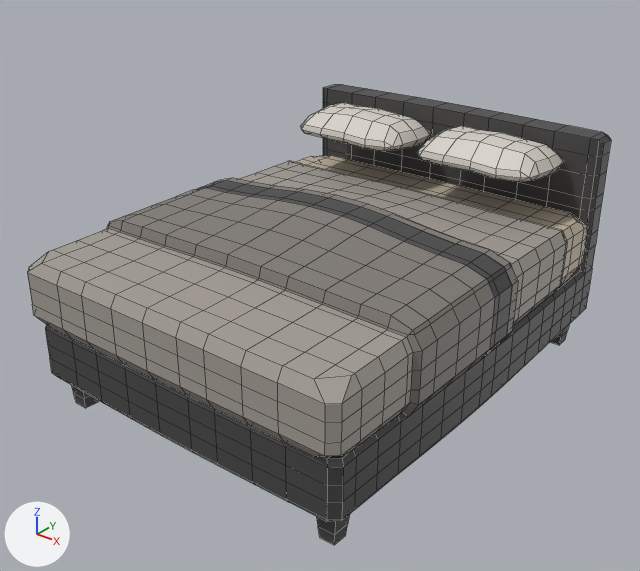
Two versions of the FBX model RhythmGamePrototype3/Assets/Animation/Bed/BedFirstNew.fbx, one commit apart.
Rendered twice from a camera (50 mm lens) standing at (2.76, -3.57, 2.89) and looking at (0.02, -0.15, 0.77). Lighting does not change. The marker at lower left points along +X, +Y and +Z. Both versions are drawn at frame 19 of the action 'Take 001'; the numbers are the values there. Mesh edges are drawn as thin lines.

The first picture shows 'SM_Prop_Bed_Double_01', 'SM_Prop_Bed_Double_04', 'SM_Prop_Bed_Double_05'.
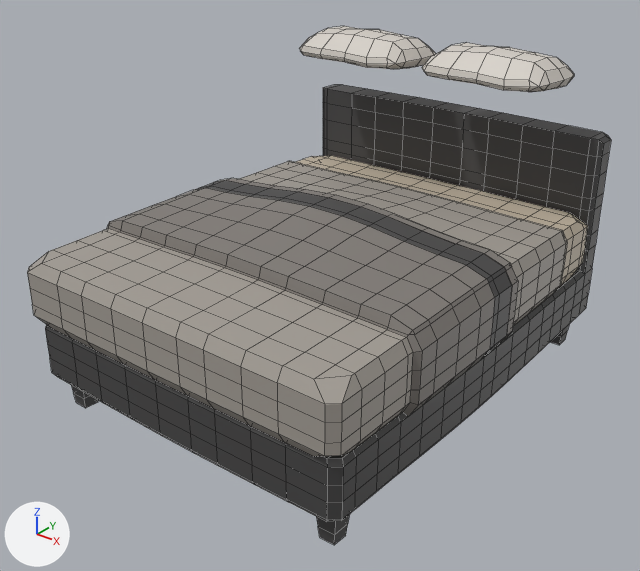
Commit message: BedAnimation finished.

Edits to the bpy script that builds the scene:
```text
Change ob_sm_prop_bed_double_05:
    ob_sm_prop_bed_double_05.location: (0.46, 0.877, 1.355) -> (0.46, 0.877, 1.842)
Change ob_sm_prop_bed_double_04:
    ob_sm_prop_bed_double_04.location: (-0.422, 0.886, 1.355) -> (-0.422, 0.886, 1.842)
```

Location of each change, (x1, y1, x2, y2) in pixels of the pictures (640 x 571 px):
'SM_Prop_Bed_Double_05', moved: before (417, 126, 564, 182); after (422, 43, 574, 92)
'SM_Prop_Bed_Double_04', moved: before (300, 103, 431, 151); after (299, 26, 436, 69)
